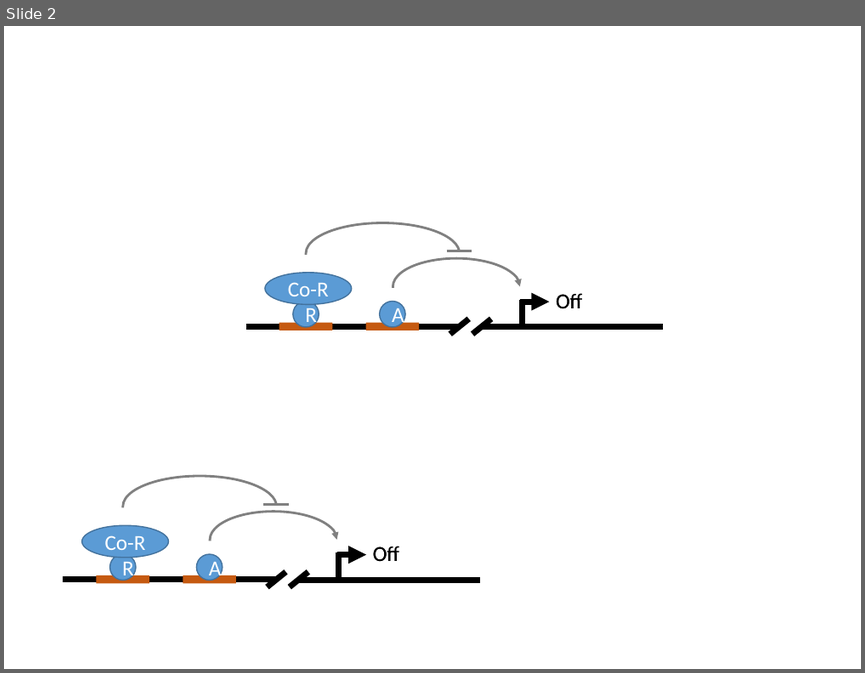
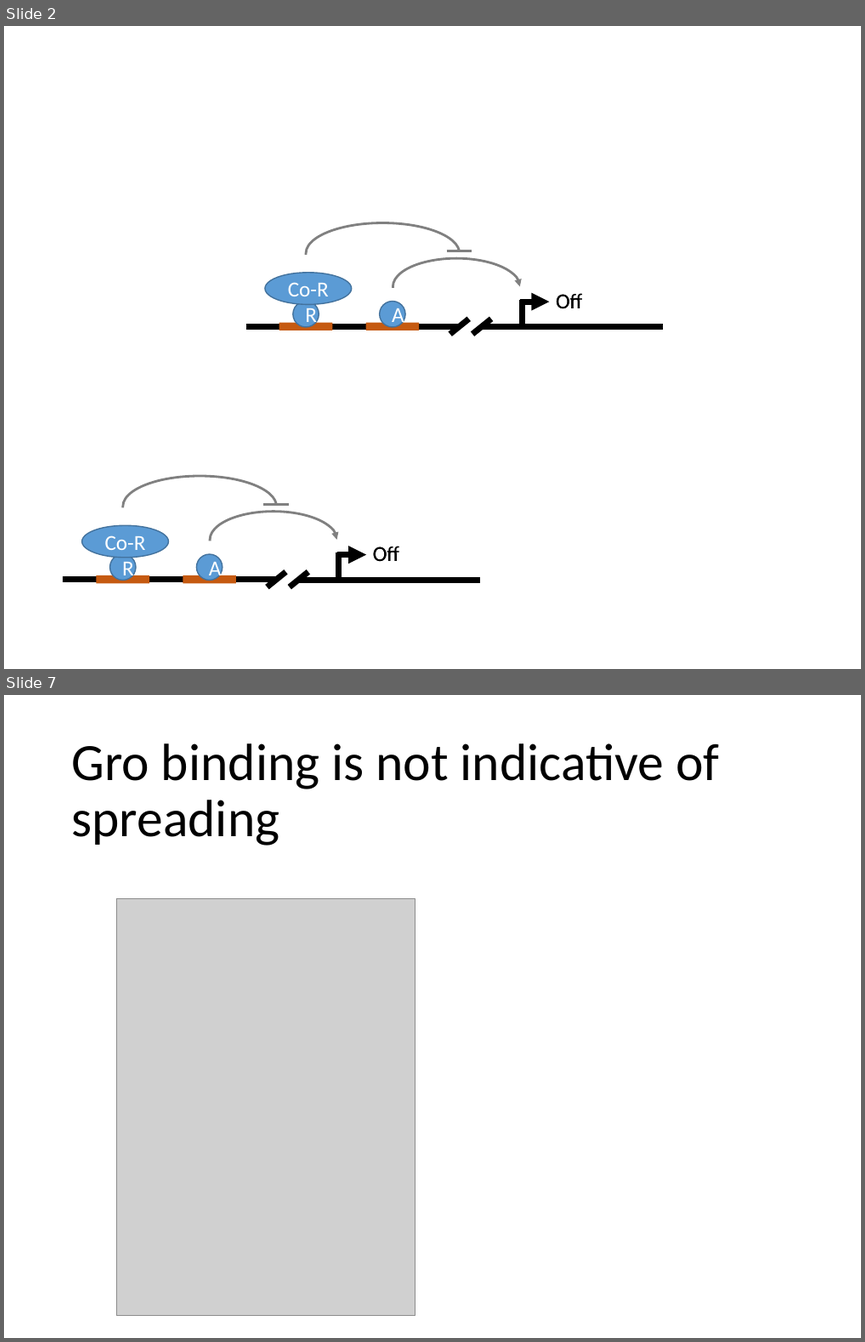
Before and after one commit to mdchambers/dissertation, a slide deck: presentations/defense_unused.pptx. Shown one above the other, each under a label of ours: slide 2 before the commit, slides 2 and 7 after it; the slides between them are not shown. The pictures are 865x673 and 865x1342 pixels, drawn with LibreOffice and Linux fonts; fonts in the diff are those of the drawing; grey boxes stand for pictures. Boxes give left, top, right and bottom in pixels: in the first picture for what was removed or moved away, otherwise in the second. Text is boxed around its words. In the diff, an @@ line names an element or a change of style, - is before the commit and + after.

```diff
--- a/presentations/defense_unused.pptx
+++ b/presentations/defense_unused.pptx
@@ slide 7 added at [4,695,861,1338], background #FFFFFF @@
@@ title added at [71,743,719,845], 44 pt, text #000000 @@
+Gro binding is not indicative of spreading
@@ picture added at [117,898,415,1315] @@
```
Also in this commit, not shown: 4 other slides added, 2 other files.
